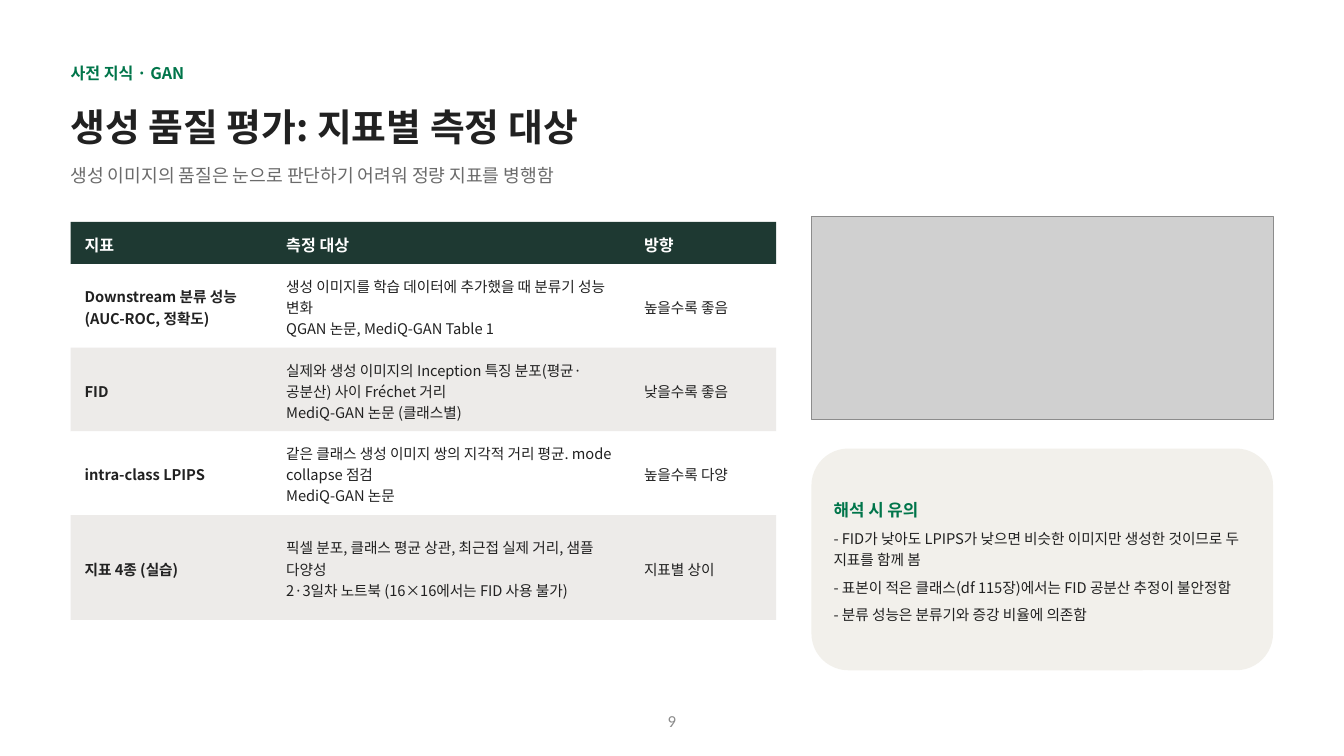
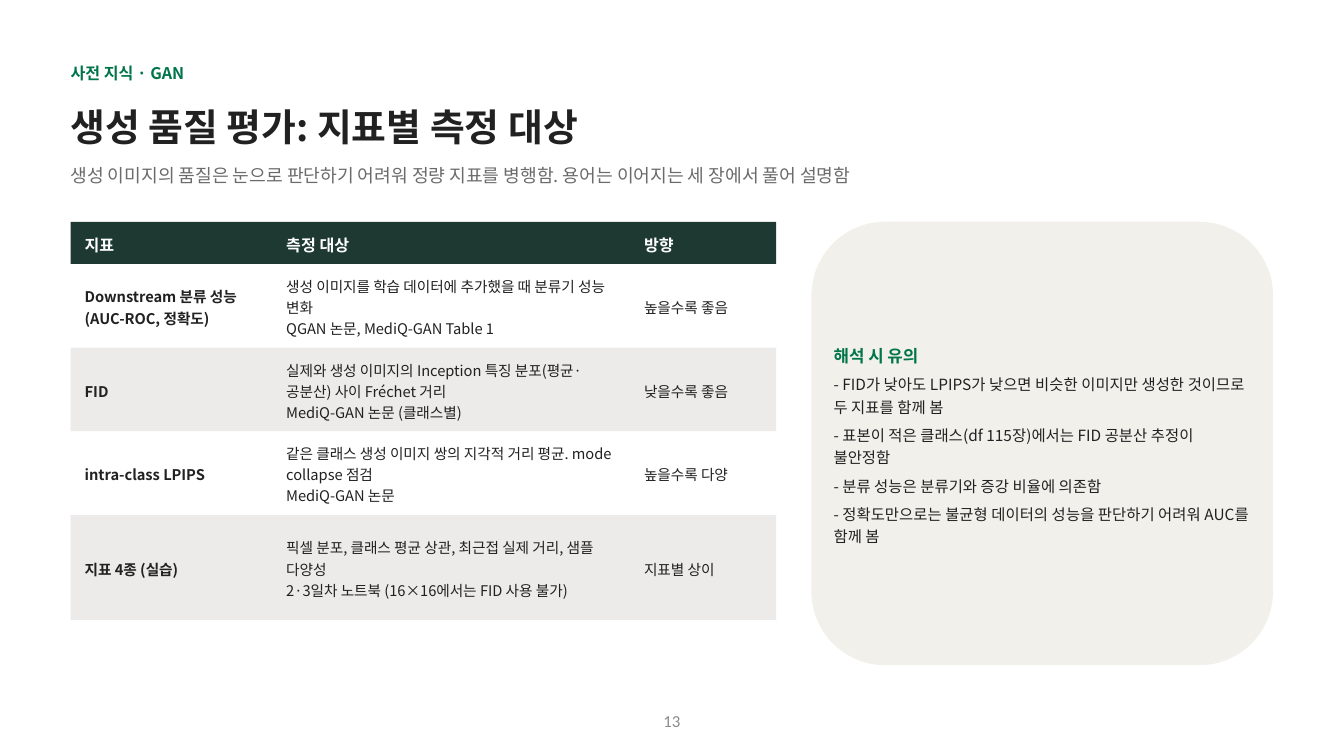
Before and after one commit to hyunhp/skin_disease_qml, a slide deck: slide 13 of practice/day1_slides/day1_theory_slides.pptx (slide 9 before the commit). Drawn at 1344x756 pixels with LibreOffice and Linux fonts; fonts in the diff are those of the drawing; grey boxes stand for pictures. Boxes give left, top, right and bottom in pixels: in the first picture for what was removed or moved away, otherwise in the second. Text is boxed around its words. In the diff, an @@ line names an element or a change of style, - is before the commit and + after.

```diff
--- a/practice/day1_slides/day1_theory_slides.pptx
+++ b/practice/day1_slides/day1_theory_slides.pptx
@@ text at <box>71,167,850,184</box>: text changed @@
-생성 이미지의 품질은 눈으로 판단하기 어려워 정량 지표를 병행함
+생성 이미지의 품질은 눈으로 판단하기 어려워 정량 지표를 병행함. 용어는 이어지는 세 장에서 풀어 설명함
@@ rounded rectangle: place and size @@
-rounded rectangle at <box>812,449,1273,670</box>
+rounded rectangle at <box>812,222,1273,665</box>
@@ picture removed at <box>812,217,1273,419</box> @@
@@ text "해석 시 유의": place and size @@
-text "해석 시 유의" at <box>834,502,1240,621</box>
+text "해석 시 유의" at <box>834,348,1248,543</box>
@@ text at <box>834,377,1245,494</box>: size 10.5 to 11 pt in "- FID가 낮아도 LPIPS가 낮으면 비슷한 이미지만 ...", "- 표본이 적은 클래스(df 115장)에서는 FID 공분산 ...", "- 분류 성능은 분류기와 증강 비율에 의존함" @@
@@ text at <box>834,507,1248,543</box>: paragraph added @@
+- 정확도만으로는 불균형 데이터의 성능을 판단하기 어려워 AUC를 함께 봄
@@ page number at <box>663,716,680,727</box>: text changed @@
-9
+13
```
Also in this commit, not shown: 10 other slides changed, 14 slides added, 34 other files.
